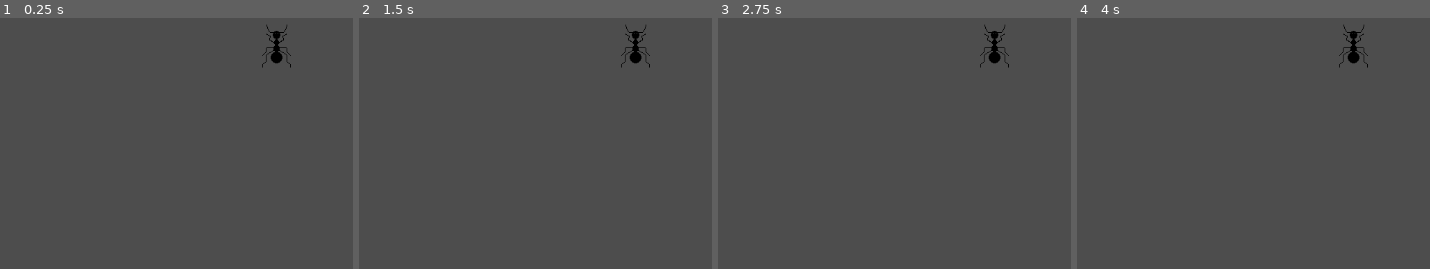
Above: before the commit, frames 1-4 (left to right).
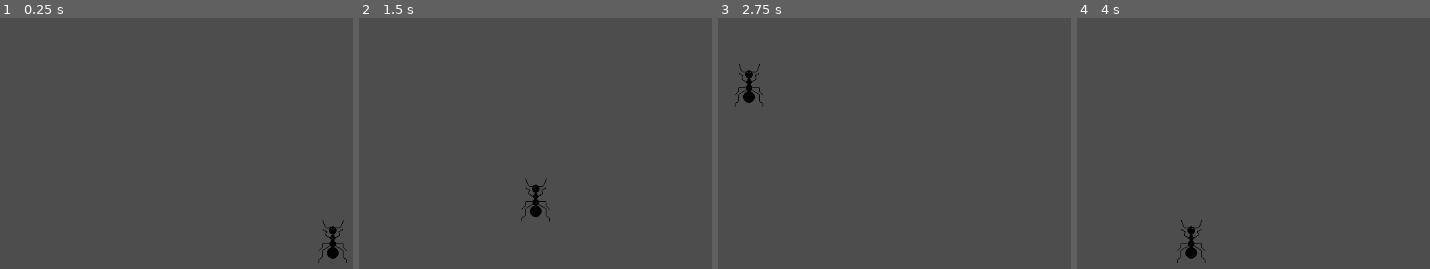
Above: after the commit, the same moments.

Repository: lotuscramoisi/Croumis
Game: Godot game, scene res://scene/game.tscn
Two runs of this game, one before a commit and one after it. Both use one fixed random seed, a clock stepped at 60 frames per second and the inputs below.
Inputs:
- Up to frame 1 (0.25 s): no input
- Up to frame 2 (1.5 s): tap Enter at 0.5 s; hold D (input_right, bound only after the commit) 0.53-1.28 s; hold S (input_down, bound only after the commit) from 1.28 s (still down)
- Up to frame 3 (2.75 s): release S (input_down, bound only after the commit) at 2.03 s; hold D (input_right, bound only after the commit) from 2.03 s (still down)
- Up to frame 4 (4 s): release D (input_right, bound only after the commit) at 2.78 s; hold W (input_up, bound only after the commit) 2.78-3.53 s; hold A (input_left, bound only after the commit) from 3.53 s (still down)

The runs differ from the first frame. In frame 1, 0.8% of the frame differs, in the area x 74-99%, y 2-98%; in frame 2, 0.8%, in the area x 45-83%, y 2-81%; in frame 3, 0.8%; in frame 4, 0.8%.

Commit message:
camera mouvement

Diff:
--- /dev/null
+++ b/character_body_2d.gd
@@ -0,0 +1,25 @@
+extends CharacterBody2D
+
+
+const SPEED = 300.0
+
+
+func _physics_process(delta: float) -> void:
+
+	# Get the input direction and handle the movement/deceleration.
+	# As good practice, you should replace UI actions with custom gameplay actions.
+	var direction_x := Input.get_axis("input_left","input_right")
+	if direction_x:
+		velocity.x = direction_x * SPEED
+	else:
+		velocity.x = move_toward(velocity.x, 0, SPEED)
+
+	# Get the input direction and handle the movement/deceleration.
+	# As good practice, you should replace UI actions with custom gameplay actions.
+	var direction_y := Input.get_axis("input_up","input_down")
+	if direction_y:
+		velocity.y = direction_y * SPEED
+	else:
+		velocity.y = move_toward(velocity.x, 0, SPEED)
+
+	move_and_slide()
--- a/project.godot
+++ b/project.godot
@@ -19,6 +19,29 @@
 
 enabled=PackedStringArray("res://addons/net.yarvis.pixel_pen/plugin.cfg")
 
+[input]
+
+input_left={
+"deadzone": 0.5,
+"events": [Object(InputEventKey,"resource_local_to_scene":false,"resource_name":"","device":0,"window_id":0,"alt_pressed":false,"shift_pressed":false,"ctrl_pressed":false,"meta_pressed":false,"pressed":false,"keycode":0,"physical_keycode":65,"key_label":0,"unicode":0,"location":0,"echo":false,"script":null)
+]
+}
+input_right={
+"deadzone": 0.5,
+"events": [Object(InputEventKey,"resource_local_to_scene":false,"resource_name":"","device":-1,"window_id":0,"alt_pressed":false,"shift_pressed":false,"ctrl_pressed":false,"meta_pressed":false,"pressed":false,"keycode":0,"physical_keycode":68,"key_label":0,"unicode":100,"location":0,"echo":false,"script":null)
+]
+}
+input_down={
+"deadzone": 0.5,
+"events": [Object(InputEventKey,"resource_local_to_scene":false,"resource_name":"","device":-1,"window_id":0,"alt_pressed":false,"shift_pressed":false,"ctrl_pressed":false,"meta_pressed":false,"pressed":false,"keycode":0,"physical_keycode":83,"key_label":0,"unicode":115,"location":0,"echo":false,"script":null)
+]
+}
+input_up={
+"deadzone": 0.5,
+"events": [Object(InputEventKey,"resource_local_to_scene":false,"resource_name":"","device":0,"window_id":0,"alt_pressed":false,"shift_pressed":false,"ctrl_pressed":false,"meta_pressed":false,"pressed":false,"keycode":0,"physical_keycode":87,"key_label":0,"unicode":0,"location":0,"echo":false,"script":null)
+]
+}
+
 [rendering]
 
 textures/canvas_textures/default_texture_filter=0
--- /dev/null
+++ b/scene/camera.tscn
@@ -0,0 +1,13 @@
+[gd_scene load_steps=3 format=3 uid="uid://cx3t6flflc4ln"]
+
+[ext_resource type="Script" path="res://character_body_2d.gd" id="1_n1aun"]
+
+[sub_resource type="CircleShape2D" id="CircleShape2D_tvslv"]
+
+[node name="CharacterBody2D" type="CharacterBody2D"]
+script = ExtResource("1_n1aun")
+
+[node name="CollisionShape2D" type="CollisionShape2D" parent="."]
+shape = SubResource("CircleShape2D_tvslv")
+
+[node name="Camera2D" type="Camera2D" parent="."]
--- a/scene/game.tscn
+++ b/scene/game.tscn
@@ -1,8 +1,11 @@
-[gd_scene load_steps=2 format=3 uid="uid://d4iae5u3pd3ef"]
+[gd_scene load_steps=3 format=3 uid="uid://d3ms6mwgycy7l"]
 
 [ext_resource type="PackedScene" uid="uid://b44rpcwb78k1y" path="res://scene/fourmie.tscn" id="1_3f6nr"]
+[ext_resource type="PackedScene" uid="uid://cx3t6flflc4ln" path="res://scene/camera.tscn" id="2_ynv8h"]
 
 [node name="game" type="Node2D"]
 
 [node name="Sprite2D" parent="." instance=ExtResource("1_3f6nr")]
-position = Vector2(655, 323)
+position = Vector2(160, 281)
+
+[node name="CharacterBody2D" parent="." instance=ExtResource("2_ynv8h")]
